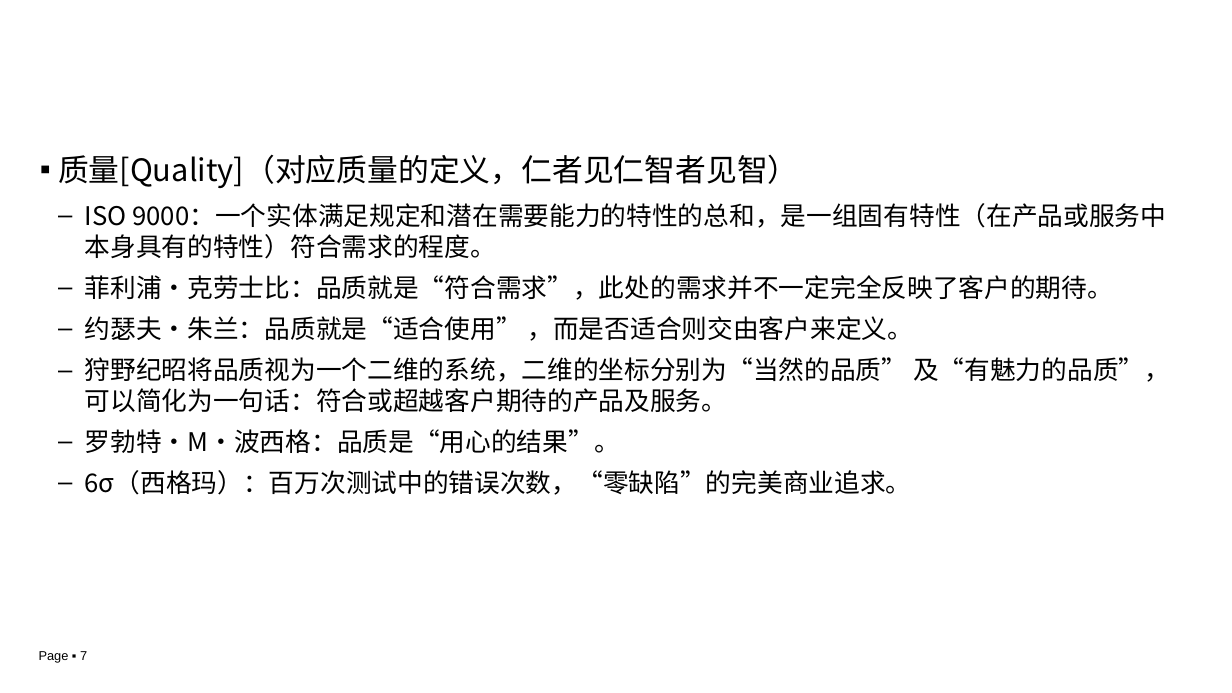
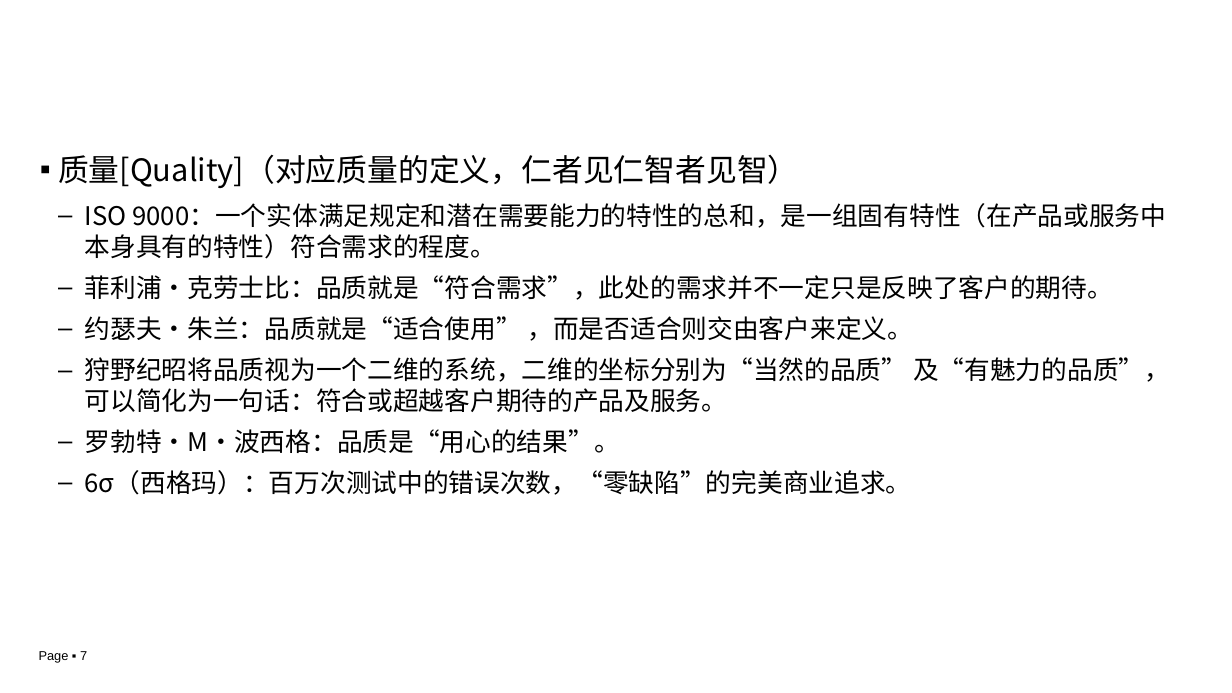
Before and after one commit to edu2act/course-IT-Project-Management, a slide deck: slide 7 of materials/slides/ch03-4.pptx. Drawn at 1232x693 pixels with LibreOffice and Linux fonts; fonts in the diff are those of the drawing; background and template pictures are left out. Boxes give left, top, right and bottom in pixels: in the first picture for what was removed or moved away, otherwise in the second. Text is boxed around its words. In the diff, an @@ line names an element or a change of style, - is before the commit and + after.

```diff
--- a/materials/slides/ch03-4.pptx
+++ b/materials/slides/ch03-4.pptx
@@ text at bbox=[85, 275, 1113, 300]: text changed @@
-  – 菲利浦·克劳士比：品质就是“符合需求”，此处的需求并不一定完全反映了客户的期待。
+  – 菲利浦·克劳士比：品质就是“符合需求”，此处的需求并不一定只是反映了客户的期待。
```
Also in this commit, not shown: 1 other file.
